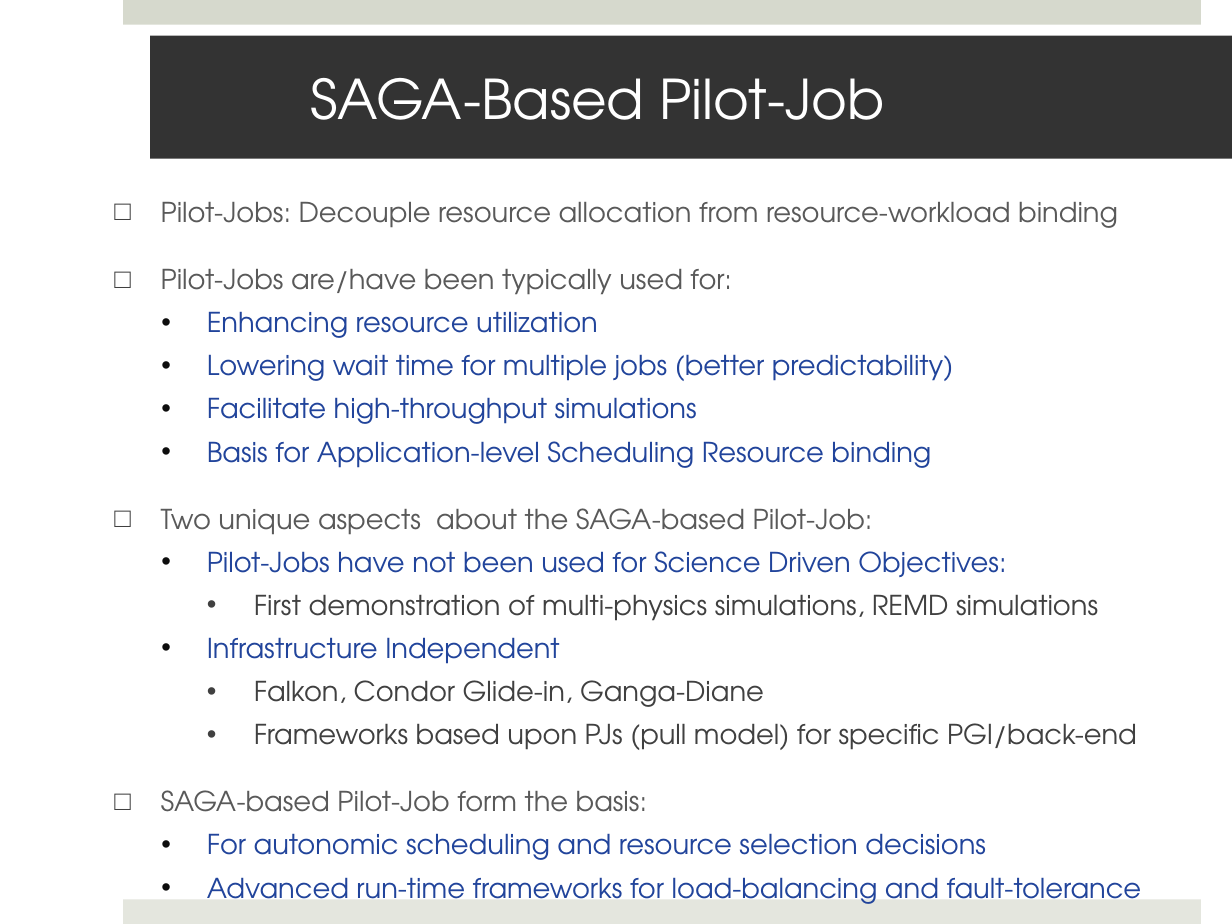
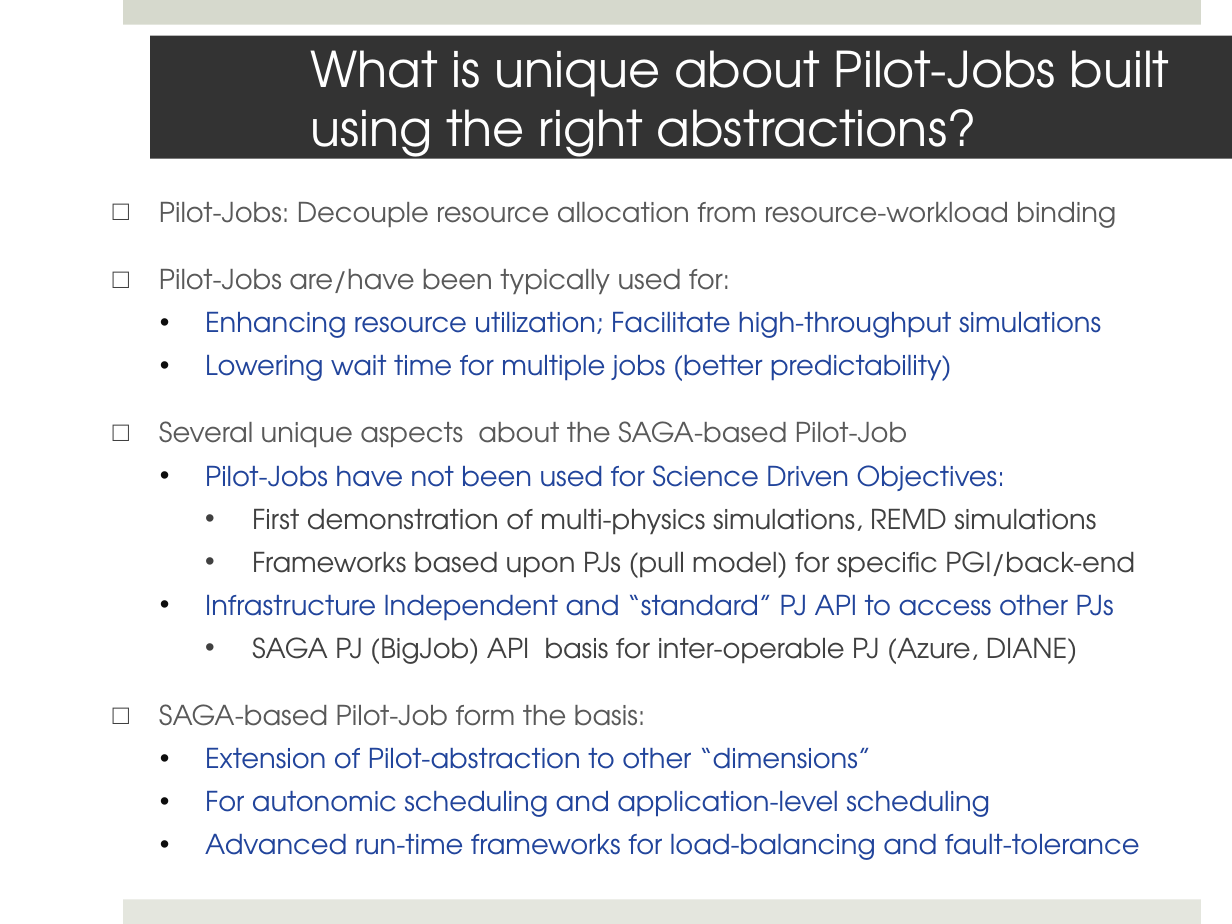
Before and after one commit to saga-project/saga-cpp-legacy-projects, a slide deck: slide 17 of saga-talks/abstractions_for_ls-microsoft.pptx. Drawn at 1232x924 pixels with LibreOffice and Linux fonts; fonts in the diff are those of the drawing; background and template pictures are left out. Boxes give left, top, right and bottom in pixels: in the first picture for what was removed or moved away, otherwise in the second. Text is boxed around its words. In the diff, an @@ line names an element or a change of style, - is before the commit and + after.

```diff
--- a/saga-talks/abstractions_for_ls-microsoft.pptx
+++ b/saga-talks/abstractions_for_ls-microsoft.pptx
@@ title at (310, 50, 1170, 170): text changed; size 32 to 28.8 pt @@
-SAGA-Based Pilot-Job
+What is unique about Pilot-Jobs built using the right abstractions?
@@ text at (205, 311, 1101, 338): text changed @@
-  • Enhancing resource utilization
+  • Enhancing resource utilization; Facilitate high-throughput simulations
@@ text at (159, 421, 907, 448): text changed; text colour #21449B to #595959 @@
-  • Facilitate high-throughput simulations
-  • Basis for Application-level Scheduling Resource binding
-□ Two unique aspects about the SAGA-based Pilot-Job:
+□ Several unique aspects about the SAGA-based Pilot-Job
@@ text at (205, 594, 1114, 664): paragraphs added @@
+  • Infrastructure Independent and “standard” PJ API to access other PJs
+    • SAGA PJ (BigJob) API basis for inter-operable PJ (Azure, DIANE)
@@ text at (254, 680, 764, 707): paragraphs removed @@
-  • Infrastructure Independent
-    • Falkon, Condor Glide-in, Ganga-Diane
@@ text at (205, 747, 990, 817): text changed @@
-  • For autonomic scheduling and resource selection decisions
+  • Extension of Pilot-abstraction to other “dimensions”
+  • For autonomic scheduling and application-level scheduling
```
Also in this commit, not shown: 7 other slides changed.
